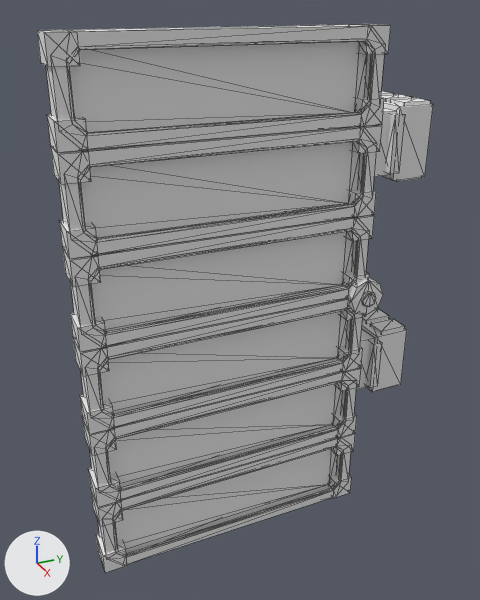
A saved change to the OBJ model ArtSource/EBS-MER-UNT-003/export/SK_EBS_MER_UNT_003_LOD0.obj.
Before and after are seen from a camera (50 mm lens) standing at (692.0, -476.0, 272.0) and looking at (53.0, -188.0, -48.0). Every picture has the same lights, and +X, +Y and +Z are marked at lower left. The first picture is the older version. Mesh edges are drawn as thin lines. Where no turn or scale is listed for an object, it has been applied to the vertices. Vertices at exactly the same position are counted once.

Names of what the first picture shows: 'SK_EBS_MER_UNT_003'.
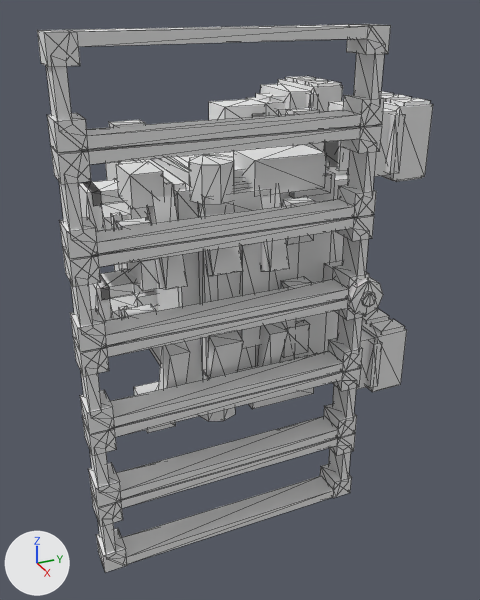
Changed parts and their boxes [x1, y1, x2, y2] in the pictures (480 x 600 px):
```json
{"part": 1, "of": "me_sk_ebs_mer_unt_003", "change": "deleted", "before": [69, 41, 367, 548]}
{"part": 2, "of": "me_sk_ebs_mer_unt_003", "change": "deleted", "before": [67, 39, 375, 557]}
```

Scene script edits in JSON lines:
```json
{"block": "me_sk_ebs_mer_unt_003", "where": "# used by ob_sk_ebs_mer_unt_003; location = (0.0, 0.0, 0.0)"}
{"op": "remove", "block": "me_sk_ebs_mer_unt_003", "code": "me_sk_ebs_mer_unt_003.from_pydata(...)  # 2160 vertices, 3618 faces; spans x -150.0..200.0, y -396.0..0.0, z -249.0..249.0"}
{"op": "add", "block": "me_sk_ebs_mer_unt_003", "code": "me_sk_ebs_mer_unt_003.from_pydata(...)  # 1824 vertices, 2898 faces; spans x -150.0..200.0, y -396.0..0.0, z -249.0..249.0"}
{"block": "me_sk_ebs_mer_unt_003", "change": "me_sk_ebs_mer_unt_003 part 1: 12 loose pieces with 192 vertices, spanning x 165.0..178.0, y -383.0..-123.0, z -239.0..239.0, are deleted"}
{"block": "me_sk_ebs_mer_unt_003", "change": "me_sk_ebs_mer_unt_003 part 2"}
{"block": "me_sk_ebs_mer_unt_003", "change": "144 vertices are removed from x 186.0..189.0, y -383.0..-123.0, z -239.0..239.0"}
{"block": "me_sk_ebs_mer_unt_003", "change": "384 faces are deleted"}
{"op": "remove", "block": "me_sk_ebs_mer_unt_003", "code": "me_sk_ebs_mer_unt_003.materials.append(mat_mi_ebs_mer_shieldfield)  # white #e7e7e7"}
```
